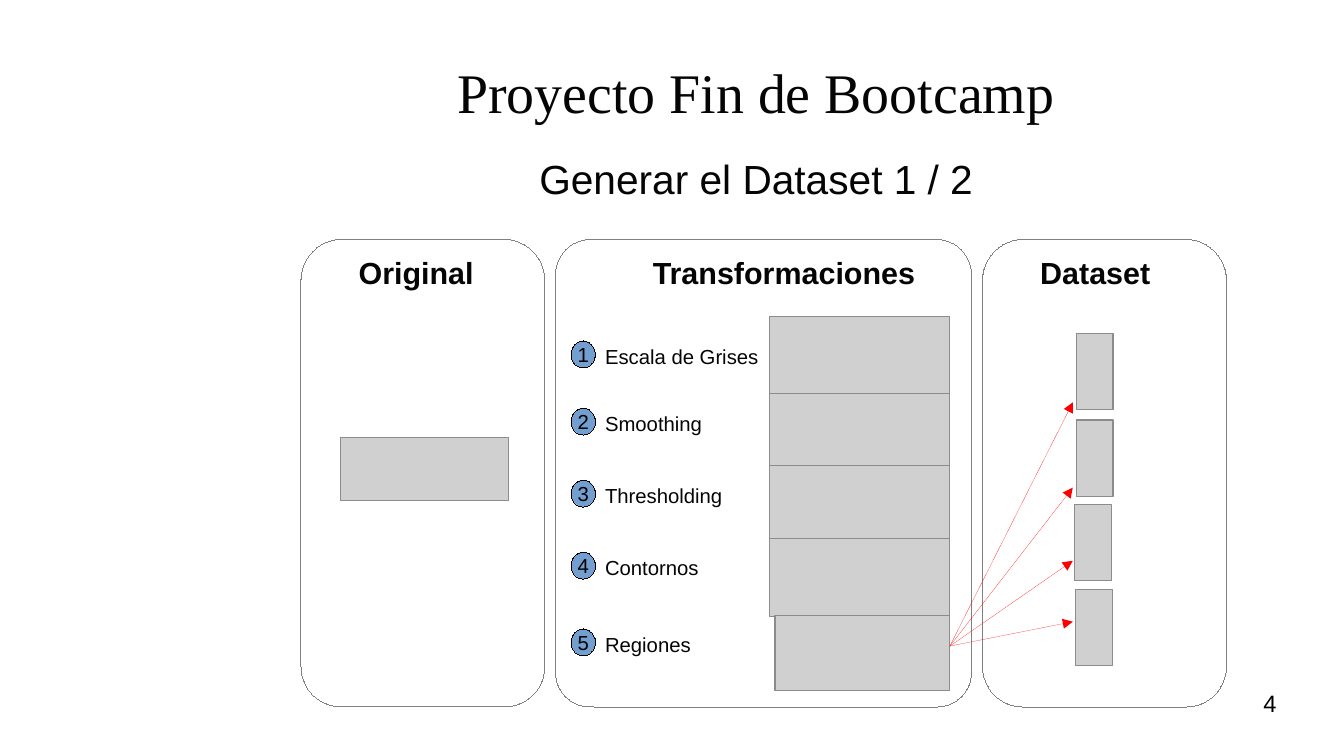
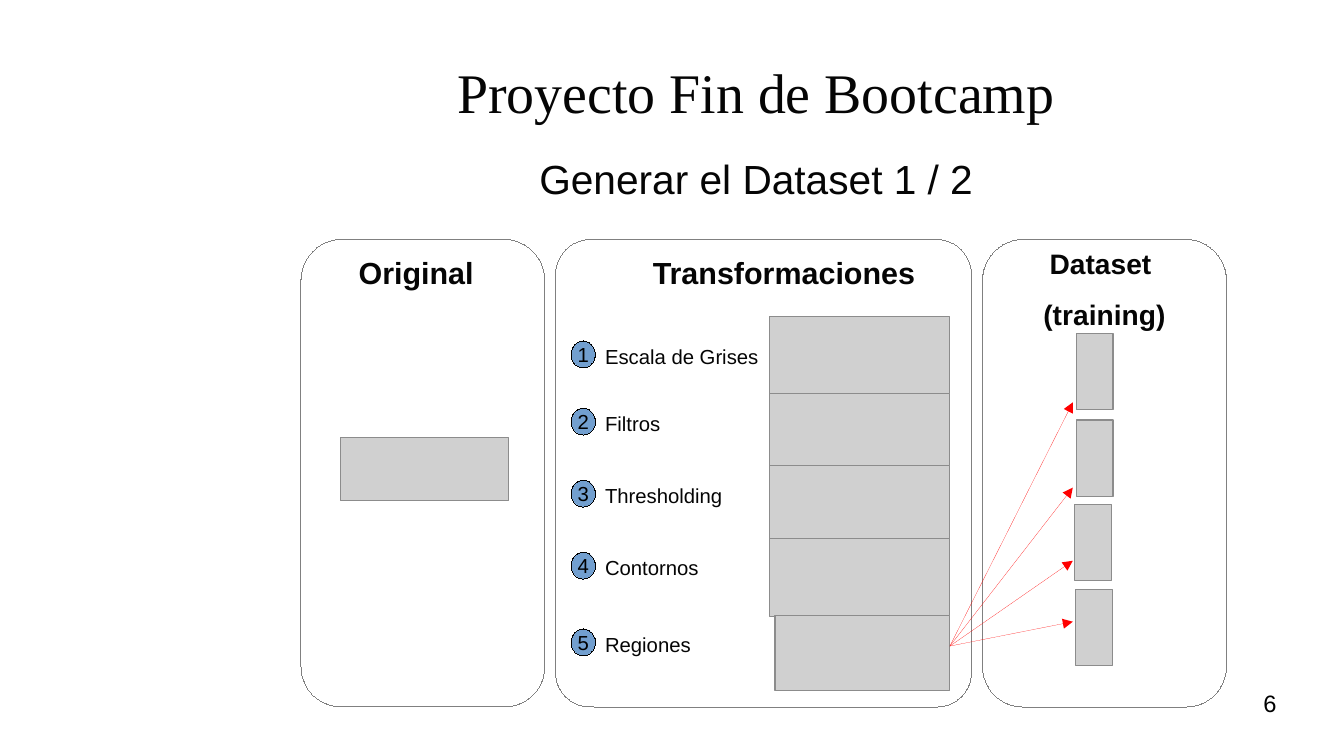
Before and after one commit to rfminguez/w8-proyecto_final-rompe_captcha, a slide deck: slide 6 of Presentacion/presentacion.odp (slide 4 before the commit). Drawn at 1344x756 pixels with LibreOffice and Linux fonts; fonts in the diff are those of the drawing; grey boxes stand for pictures; background and template pictures are left out. Boxes give left, top, right and bottom in pixels: in the first picture for what was removed or moved away, otherwise in the second. Text is boxed around its words. In the diff, an @@ line names an element or a change of style, - is before the commit and + after.

```diff
--- a/Presentacion/presentacion.odp
+++ b/Presentacion/presentacion.odp
@@ text "Dataset": place and size @@
-text "Dataset" at [1040, 263, 1150, 285]
+text "Dataset" at [1043, 254, 1165, 330]
@@ text at [1050, 254, 1152, 275]: size 18 to 16.6 pt in "Dataset"; alignment left to centre @@
@@ text at [1043, 304, 1165, 330]: paragraph added @@
+(training)
@@ text at [605, 416, 660, 432]: text changed @@
-Smoothing
+Filtros
@@ page number at [1263, 695, 1276, 713]: text changed @@
-4
+6
```
Also in this commit, not shown: 6 other slides changed, 2 slides added.
